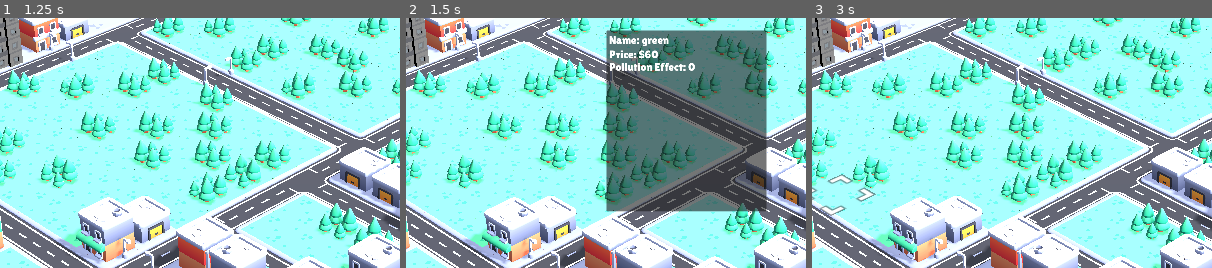
Above: before the commit, frames 1-3 (left to right).
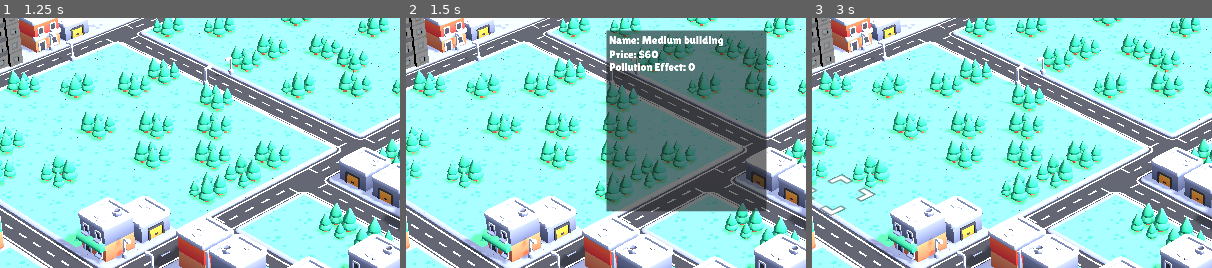
Above: after the commit, the same moments.

Repository: algosup/2024-2025-project-2-serious-game-team-3
Game: Godot game, scene res://scenes/menu.tscn
The game is run twice, just before and just after one commit, with the same random seed, the same clock (stepped at 60 frames per second) and the same inputs.
Inputs (mouse positions are % of the whole screen's width and height, from its top left):
- Up to frame 1 (1.25 s): click "Start" at 0.5 s
- Up to frame 2 (1.5 s): tap Enter at 1.25 s; move the mouse to (45, 70) at 1.27 s; click (45, 70) at 1.35 s
- Up to frame 3 (3 s): tap Space at 2 s; move the mouse to (80, 65) at 2.02 s; tap R (rotate) at 2.1 s; tap Enter at 2.75 s; move the mouse to (20, 35) at 2.77 s; click (20, 35) at 2.85 s
The pictures show only the part of the screen within x 16-66%, y 0-50%; the shares and areas given below are measured in that part.

Frame 1 is identical in both runs. In frame 2, 0.4% of the frame differs, in the area x 59-80%, y 7-12%; in frame 3, nothing differs.

Commit message:
Name upgrade

Diff:
--- a/Green City/structures/building-garage.tres
+++ b/Green City/structures/building-garage.tres
@@ -5,7 +5,7 @@
 
 [resource]
 script = ExtResource("2_jrinw")
-name = "garage"
+name = "Garage"
 model = ExtResource("1_gyclk")
 price = 70
 pollution_effect = 0.0
--- a/Green City/structures/building-small-a.tres
+++ b/Green City/structures/building-small-a.tres
@@ -5,7 +5,7 @@
 
 [resource]
 script = ExtResource("2_q3i1h")
-name = "red"
+name = "Small building"
 model = ExtResource("1_v5apy")
 price = 50
 pollution_effect = 3.153
--- a/Green City/structures/building-small-b.tres
+++ b/Green City/structures/building-small-b.tres
@@ -5,7 +5,7 @@
 
 [resource]
 script = ExtResource("2_a2t3e")
-name = "green"
+name = "Medium building"
 model = ExtResource("1_klt7o")
 price = 60
 pollution_effect = 0.0
--- a/Green City/structures/building-small-c.tres
+++ b/Green City/structures/building-small-c.tres
@@ -5,7 +5,7 @@
 
 [resource]
 script = ExtResource("2_rkiq0")
-name = "purple"
+name = "Skyscraper"
 model = ExtResource("1_6yyww")
 price = 70
 pollution_effect = 0.0
--- a/Green City/structures/building-small-d.tres
+++ b/Green City/structures/building-small-d.tres
@@ -5,7 +5,7 @@
 
 [resource]
 script = ExtResource("2_8ewai")
-name = "gray"
+name = "Shop"
 model = ExtResource("1_164xq")
 price = 70
 pollution_effect = 0.0
--- a/Green City/structures/grass.tres
+++ b/Green City/structures/grass.tres
@@ -5,7 +5,7 @@
 
 [resource]
 script = ExtResource("2_1i4lf")
-name = "grass"
+name = "Grass"
 model = ExtResource("1_2n0ef")
 price = 10
 pollution_effect = 0.0
Not shown: 1 places in Green City/game_label.tres that only renumber resources
Not shown: 1 places in Green City/scenes/main.tscn that only renumber resources
